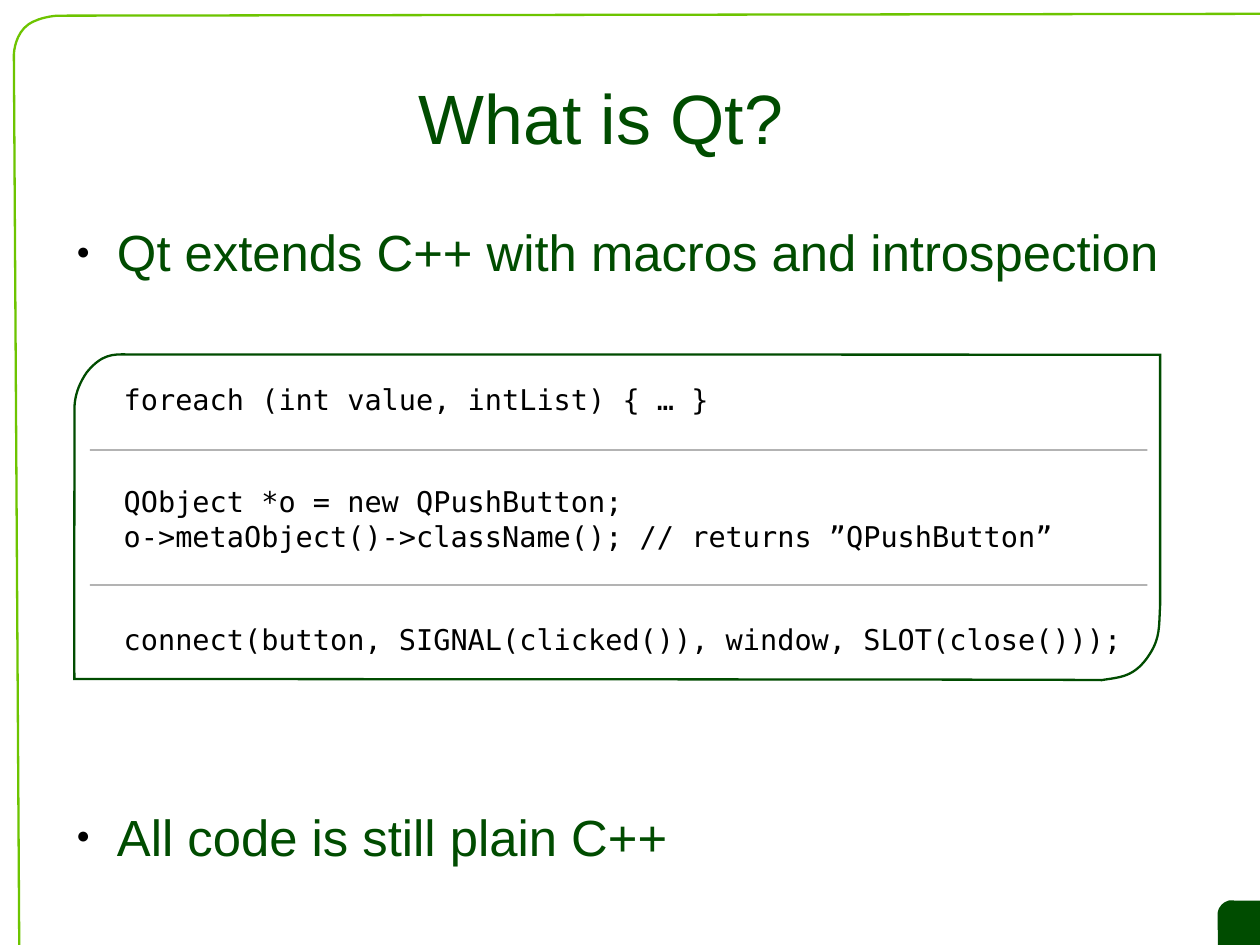
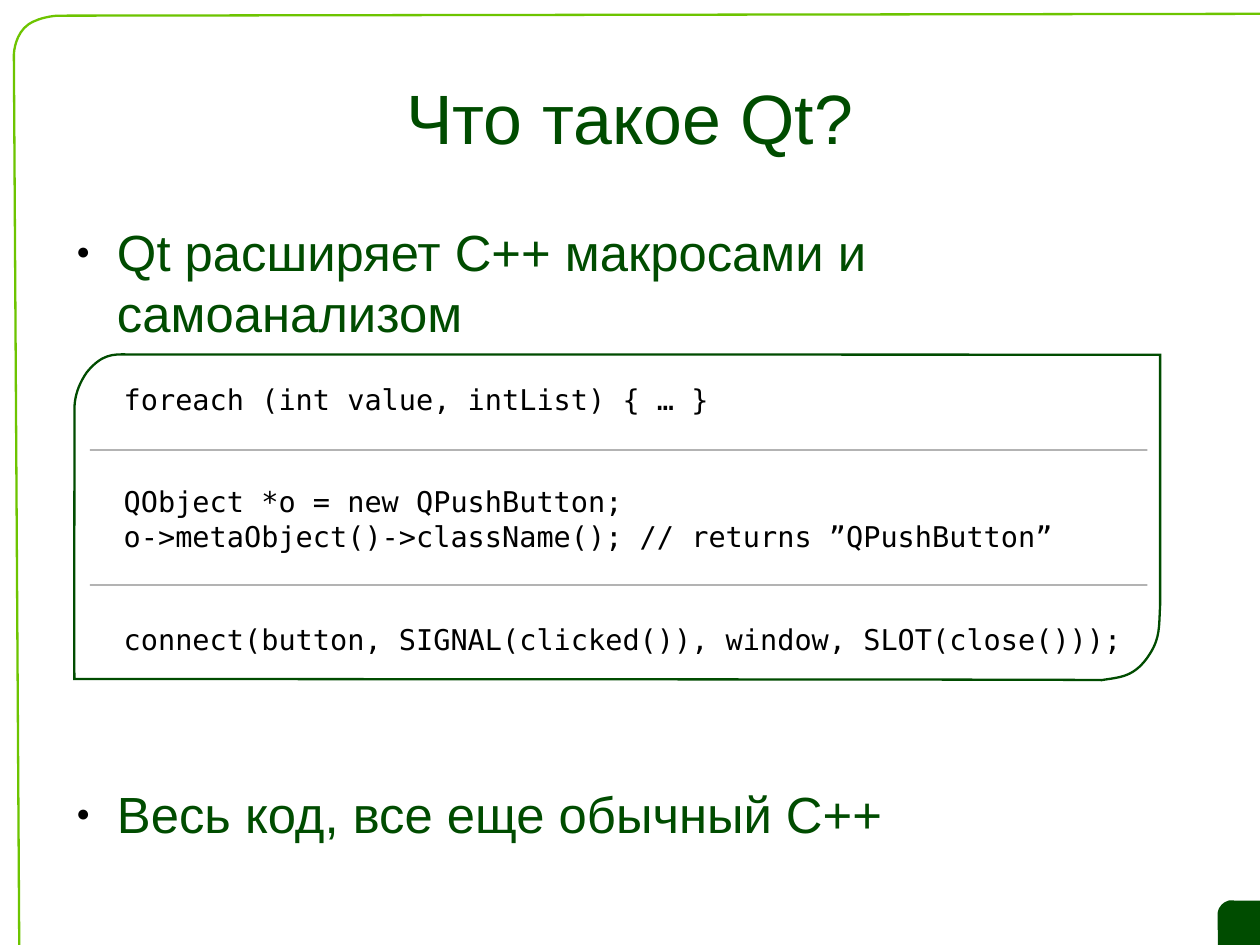
Before and after one commit to saa/qecm, a slide deck: slide 5 of L1/L1 Slides.odp. Drawn at 1260x945 pixels with LibreOffice and Linux fonts; fonts in the diff are those of the drawing; background and template pictures are left out. Boxes give left, top, right and bottom in pixels: in the first picture for what was removed or moved away, otherwise in the second. Text is boxed around its words. In the diff, an @@ line names an element or a change of style, - is before the commit and + after.

Commit message:
First attempt. For number of elements I had to change positions, just a bit. All changes described in L1/changes. Question about second slide with copyrights is still open.

```diff
--- a/L1/L1 Slides.odp
+++ b/L1/L1 Slides.odp
@@ title at (406, 95, 852, 157): text changed @@
-What is Qt?
+Что такое Qt?
@@ text at (117, 235, 882, 843): text changed @@
-● Qt extends C++ with macros and introspection
-● All code is still plain C++
+● Qt расширяет C++ макросами и самоанализом
+● Весь код, все еще обычный C++
```
Also in this commit, not shown: 14 other slides changed, 9 slides added, 9 slides removed, 1 other file.
